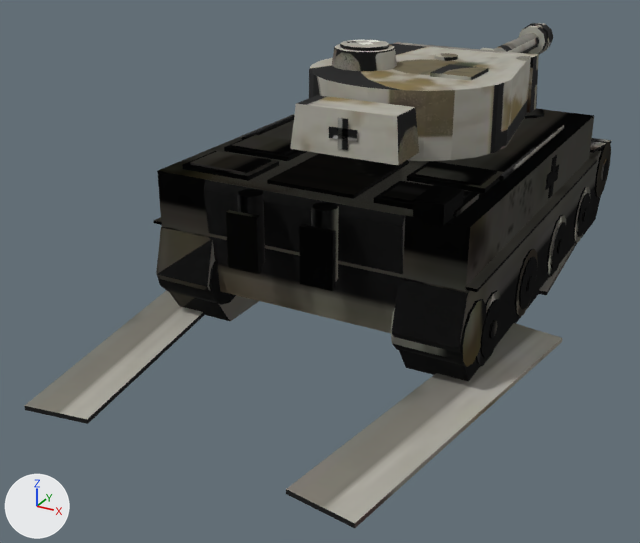
Renders of the glTF model public/models/tiger_winter.glb from each side of a commit.
One viewpoint serves both versions: a 50 mm camera at (4.22, -10.27, 4.64) aimed at (-0.85, -1.06, 0.04). Every picture has the same lights, and +X, +Y and +Z are marked at lower left. The older version comes first. Vertices at exactly the same position are counted once.

The first picture shows 'hull_ok', 'hull_trackL', 'hull_trackR', 'turret_ok'.
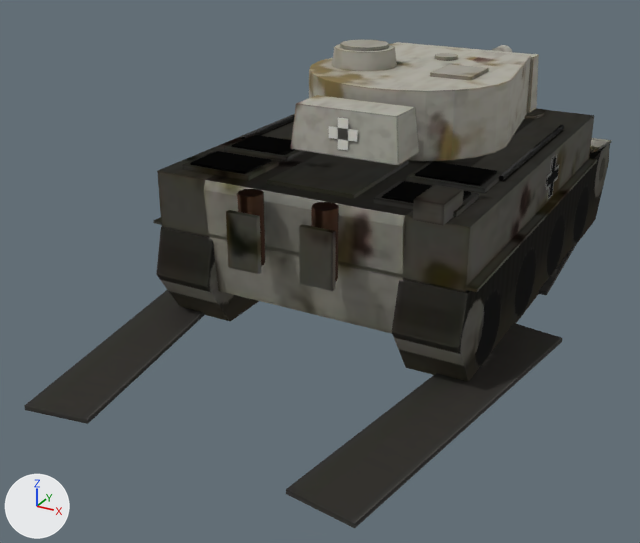
The change, as a diff of the scene's bpy script:
```diff
--- a/public/models/tiger_winter.glb.py
+++ b/public/models/tiger_winter.glb.py
@@ me_tiger_hull_001 @@
 # used by ob_hull_ok; location = (0.0, 0.0, 0.0)
-me_tiger_hull_001.from_pydata(...)  # 1688 vertices, 2968 faces; spans x -1.89..1.89, y -3.45..3.15, z 0.0..1.98
+me_tiger_hull_001.from_pydata(...)  # 472 vertices, 752 faces; spans x -1.89..1.89, y -3.45..3.15, z 0.0..1.98
+# me_tiger_hull_001 part 1: 752 kept faces spanning x -1.89..1.89, y -3.45..3.15, z 0.0..1.98 get new texture (UV) coordinates
+# edits to the shape of me_tiger_hull_001 do not show in these pictures
 me_tiger_hull_001.materials.append(mat_hull_ok)
@@ me_tiger_hull_003 @@
 # used by ob_hull_trackl; location = (0.0, 0.0, 0.0)
-me_tiger_hull_003.from_pydata(...)  # 1692 vertices, 2972 faces; spans x -2.38..1.89, y -5.26..3.15, z 0.0..1.98
+me_tiger_hull_003.from_pydata(...)  # 476 vertices, 756 faces; spans x -2.38..1.89, y -5.26..3.15, z 0.0..1.98
+# me_tiger_hull_003 part 2: 54 loose pieces with 1216 vertices, spanning x -1.87..1.87, y -3.12..3.12, z 0.02..1.2, are deleted
+# me_tiger_hull_003 part 3: 756 kept faces spanning x -2.38..1.89, y -5.26..3.15, z 0.0..1.98 get new texture (UV) coordinates
 me_tiger_hull_003.materials.append(mat_hull_trackl)
@@ me_tiger_hull_005 @@
 # used by ob_hull_trackr; location = (0.0, 0.0, 0.0)
-me_tiger_hull_005.from_pydata(...)  # 1692 vertices, 2972 faces; spans x -1.89..2.38, y -5.26..3.15, z 0.0..1.98
+me_tiger_hull_005.from_pydata(...)  # 476 vertices, 756 faces; spans x -1.89..2.38, y -5.26..3.15, z 0.0..1.98
+# me_tiger_hull_005 part 4: 756 kept faces spanning x -1.89..2.38, y -5.26..3.15, z 0.0..1.98 get new texture (UV) coordinates
+# edits to the shape of me_tiger_hull_005 do not show in these pictures
 me_tiger_hull_005.materials.append(mat_hull_trackr)
@@ me_tiger_turret_001 @@
 # used by ob_turret_ok; location = (0.0, 0.0, 0.0)
-me_tiger_turret_001.from_pydata(...)  # 274 vertices, 480 faces; spans x -1.25..1.25, y -2.11..5.24, z 1.8..2.84
+me_tiger_turret_001.from_pydata(...)  # 178 vertices, 308 faces; spans x -1.25..1.25, y -2.11..3.28, z 1.8..2.84
+# me_tiger_turret_001 part 5: the loose piece of 20 vertices spanning x -0.24..0.24, y 4.72..5.22, z 1.97..2.43 is deleted
+# me_tiger_turret_001 part 6: the loose piece of 20 vertices spanning x -0.27..0.27, y 4.88..5.0, z 1.94..2.46 is deleted
+# me_tiger_turret_001 part 7: the loose piece of 20 vertices spanning x -0.16..0.16, y 1.47..5.22, z 2.05..2.35 is deleted
+# me_tiger_turret_001 part 8: 308 kept faces spanning x -1.25..1.25, y -2.11..3.28, z 1.8..2.84 get new texture (UV) coordinates
+# other edits to the shape of me_tiger_turret_001 do not show in these pictures
 me_tiger_turret_001.materials.append(mat_turret_ok)
```

Pixel boxes [x1, y1, x2, y2] of what changed, in the pictures (640 x 543 px):
'hull_trackL', reshaped
    before: [24, 108, 612, 424]
    after: [24, 144, 610, 424]
'turret_ok', reshaped (12% shorter)
    before: [290, 23, 553, 165]
    after: [290, 40, 539, 165]
part 1 of me_tiger_hull_001, surface changed
    before: [156, 226, 211, 307]
part 2 of me_tiger_hull_003, deleted (mostly hidden)
    before: [156, 140, 611, 367]
part 3 of me_tiger_hull_003, surface changed
    before: [24, 108, 612, 424]
    after: [24, 144, 610, 424]
part 4 of me_tiger_hull_005, surface changed (grey to black)
    before: [157, 227, 577, 528]
    after: [153, 108, 612, 528]
part 5 of me_tiger_turret_001, deleted
    before: [518, 23, 553, 54]
part 6 of me_tiger_turret_001, deleted
    before: [521, 23, 551, 54]
part 7 of me_tiger_turret_001, deleted
    before: [493, 33, 539, 53]
part 8 of me_tiger_turret_001, surface changed
    both: [290, 40, 539, 165]
